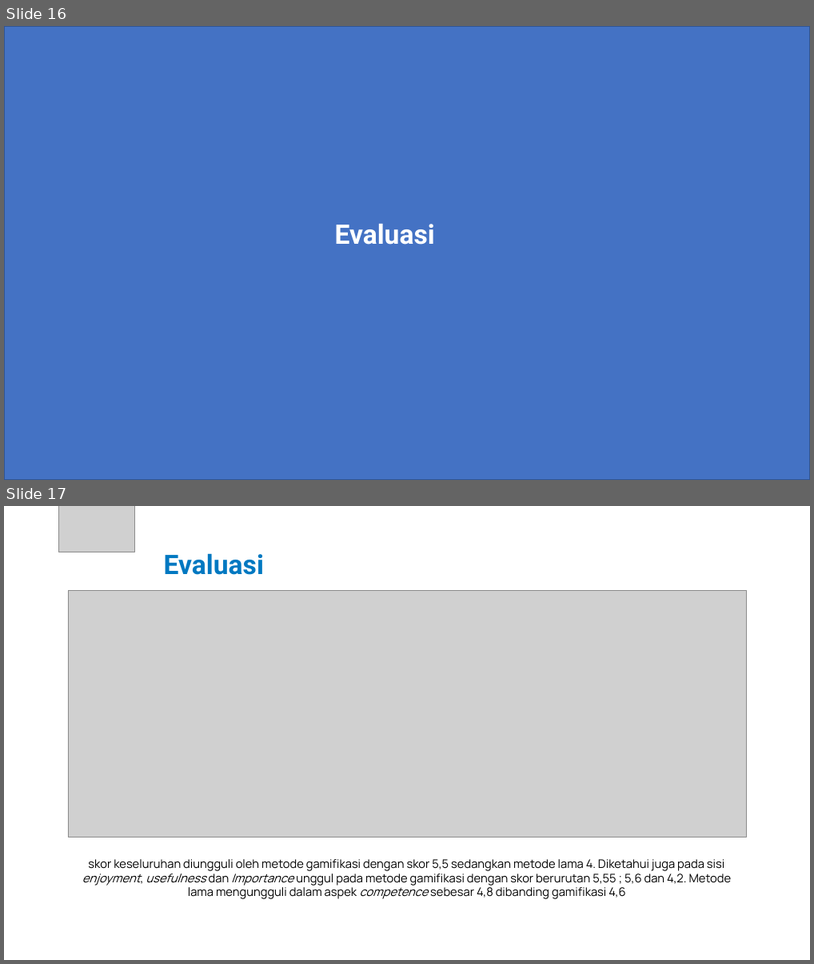
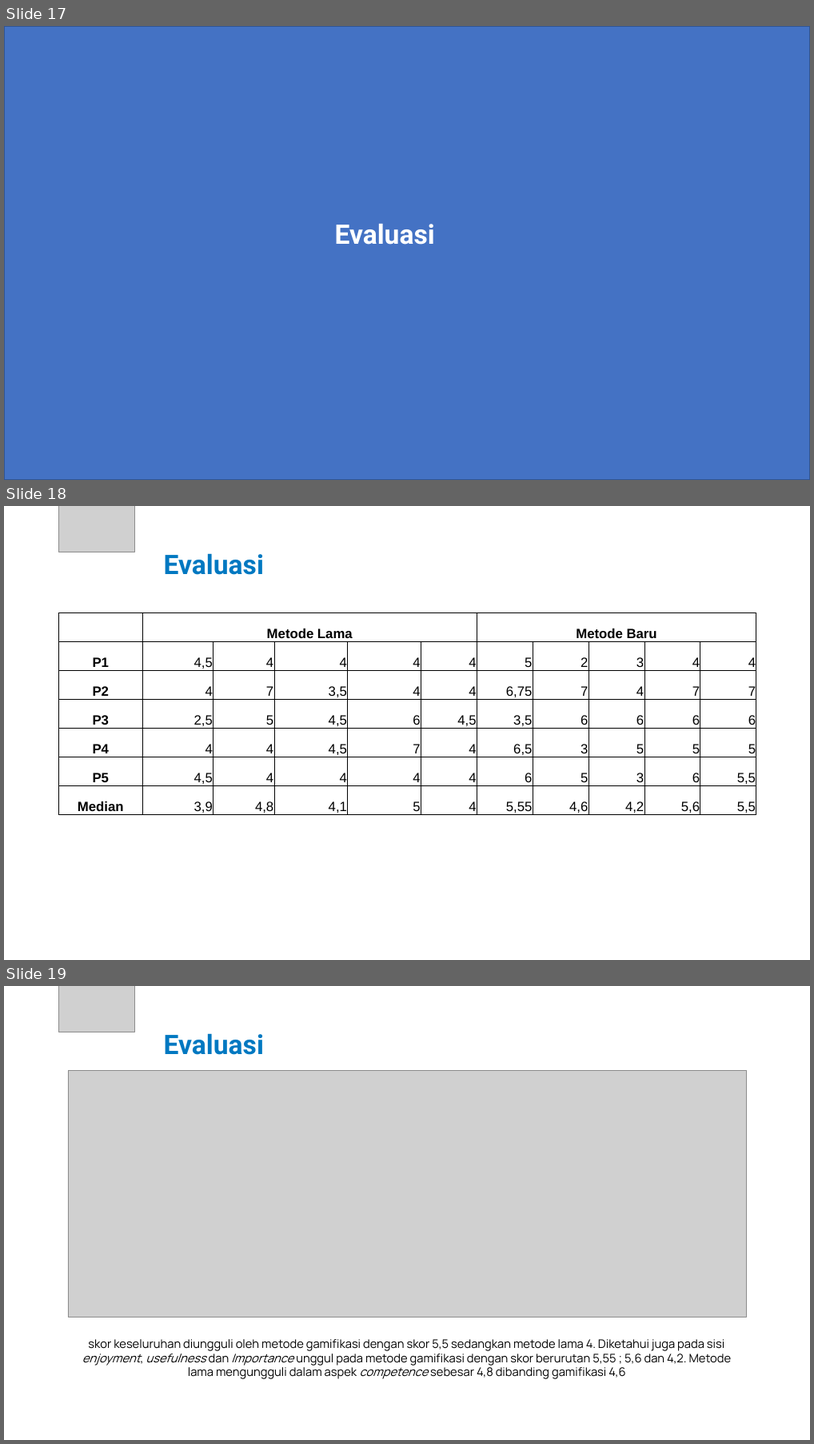
Before and after one commit to tdimk2023p/final-project-gzaber00, a slide deck: Laporan/6025222014_FP_Gamifikasi_SKM.pptx. Shown one above the other, each under a label of ours: slides 16 and 17 before the commit, slides 17, 18 and 19 after it. The pictures are 814x964 and 814x1444 pixels, drawn with LibreOffice and Linux fonts; fonts in the diff are those of the drawing; grey boxes stand for pictures; background and template pictures are left out. Boxes give left, top, right and bottom in pixels: in the first picture for what was removed or moved away, otherwise in the second. Text is boxed around its words. In the diff, an @@ line names an element or a change of style, - is before the commit and + after.

```diff
--- a/Laporan/6025222014_FP_Gamifikasi_SKM.pptx
+++ b/Laporan/6025222014_FP_Gamifikasi_SKM.pptx
@@ slide 18 added at [4, 506, 810, 960], background #FFFFFF @@
@@ picture added at [58, 506, 134, 552] @@
@@ text added at [164, 553, 264, 575], 32 pt, text #0078C1, bold @@
+Evaluasi
@@ table added at [58, 613, 754, 816], 7 rows, 11 columns @@
+ | Metode Lama |  |  |  |  | Metode Baru |  |  |  | 
+P1 | 4,5 | 4 | 4 | 4 | 4 | 5 | 2 | 3 | 4 | 4
+P2 | 4 | 7 | 3,5 | 4 | 4 | 6,75 | 7 | 4 | 7 | 7
+P3 | 2,5 | 5 | 4,5 | 6 | 4,5 | 3,5 | 6 | 6 | 6 | 6
+P4 | 4 | 4 | 4,5 | 7 | 4 | 6,5 | 3 | 5 | 5 | 5
+P5 | 4,5 | 4 | 4 | 4 | 4 | 6 | 5 | 3 | 6 | 5,5
+Median | 3,9 | 4,8 | 4,1 | 5 | 4 | 5,55 | 4,6 | 4,2 | 5,6 | 5,5
@@ what was slide 16 is now slide 17 @@
@@ what was slide 17 is now slide 19 @@
```
Also in this commit, not shown: 7 slides changed, 1 other slide added, 1 other file.
